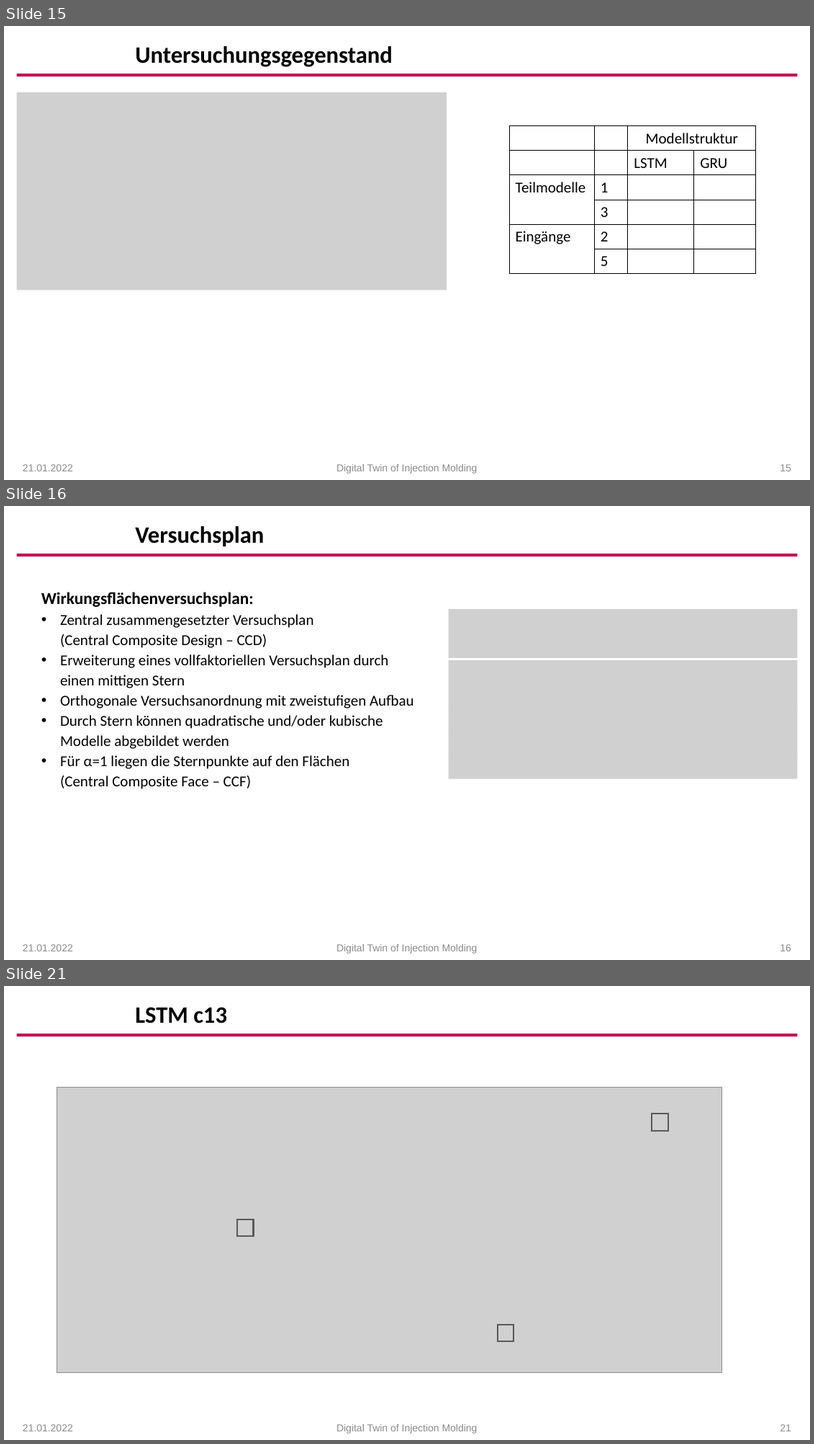
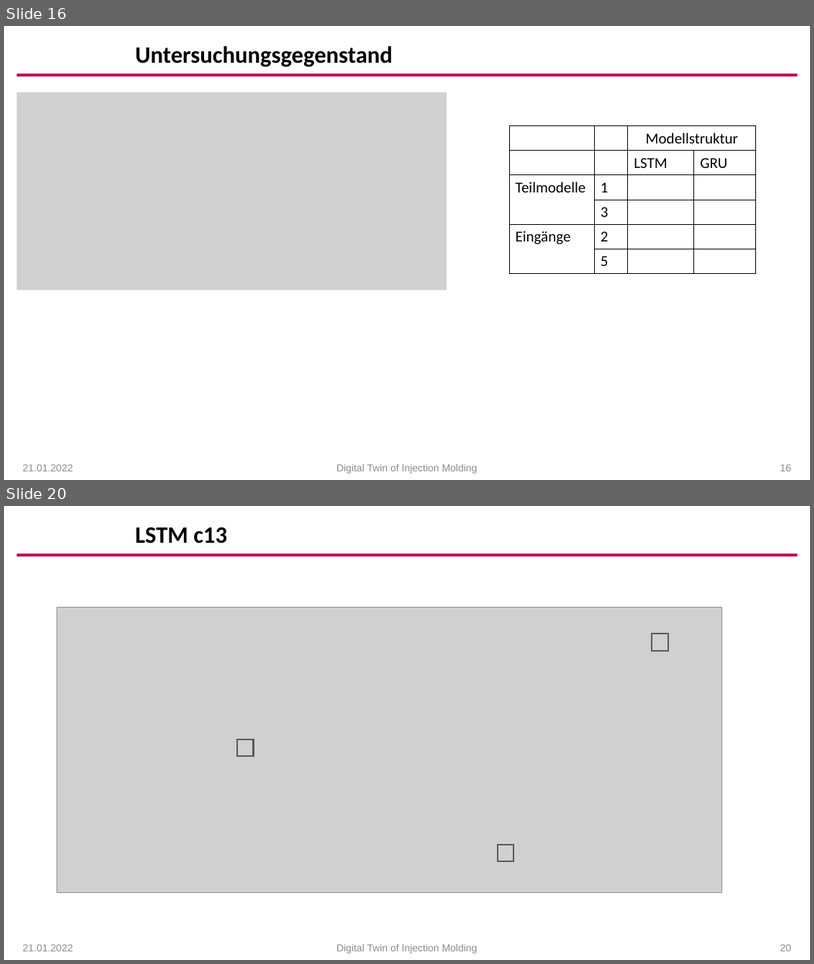
Before and after one commit to MRT-RT/DigitalTwinInjectionMolding, a slide deck: InjectionMoldingQuality.pptx. Shown one above the other, each under a label of ours: slides 15, 16 and 21 before the commit, slides 16 and 20 after it; the slides between them are not shown. The pictures are 814x1444 and 814x964 pixels, drawn with LibreOffice and Linux fonts; fonts in the diff are those of the drawing; grey boxes stand for pictures; background and template pictures are left out. Boxes give left, top, right and bottom in pixels: in the first picture for what was removed or moved away, otherwise in the second. Text is boxed around its words. In the diff, an @@ line names an element or a change of style, - is before the commit and + after.

```diff
--- a/InjectionMoldingQuality.pptx
+++ b/InjectionMoldingQuality.pptx
@@ slide 16 removed at (x1=4, y1=506, x2=810, y2=960), background #FFFFFF; not listed: 1 template element that a slide beside it also shows @@
@@ text removed at (x1=135, y1=526, x2=264, y2=546) @@
-Versuchsplan
@@ text removed at (x1=41, y1=592, x2=414, y2=789) @@
-Wirkungsflächenversuchsplan:
-• Zentral zusammengesetzter Versuchsplan
-  (Central Composite Design – CCD)
-• Erweiterung eines vollfaktoriellen Versuchsplan durch
-  einen mittigen Stern
-• Orthogonale Versuchsanordnung mit zweistufigen Aufbau
-• Durch Stern können quadratische und/oder kubische
-  Modelle abgebildet werden
-• Für α=1 liegen die Sternpunkte auf den Flächen
-  (Central Composite Face – CCF)
@@ group removed at (x1=449, y1=609, x2=797, y2=779): 7 pictures @@
@@ text removed at (x1=23, y1=944, x2=73, y2=951) @@
-21.01.2022
@@ text removed at (x1=337, y1=944, x2=478, y2=953) @@
-Digital Twin of Injection Molding
@@ page number removed at (x1=780, y1=944, x2=792, y2=951) @@
-16
@@ what was slide 15 is now slide 16 @@
@@ what was slide 21 is now slide 20 @@
@@ page number at (x1=780, y1=944, x2=792, y2=951): text changed @@
-21
+20
```
Also in this commit, not shown: 8 slides changed, 10 other files.
